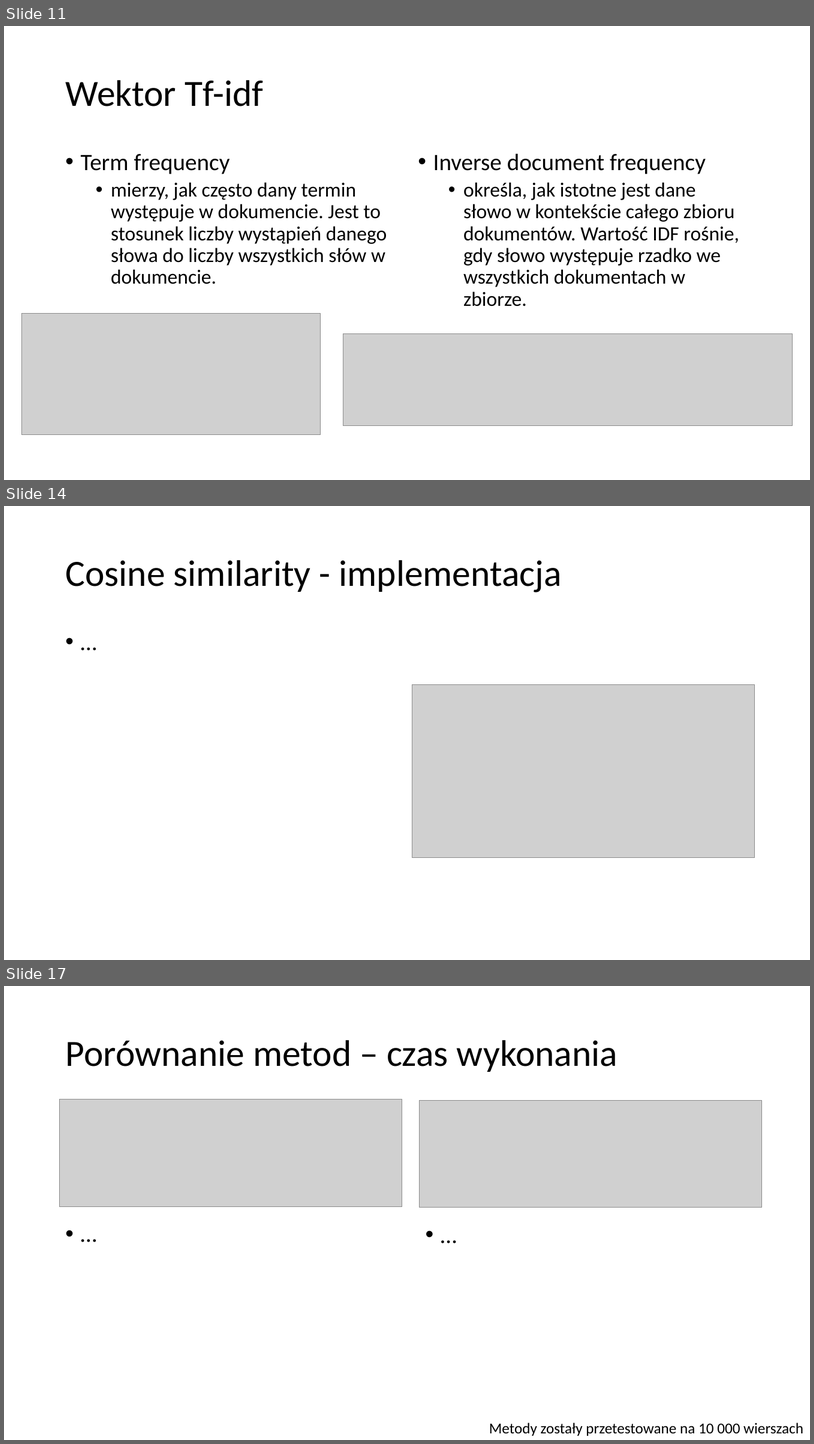
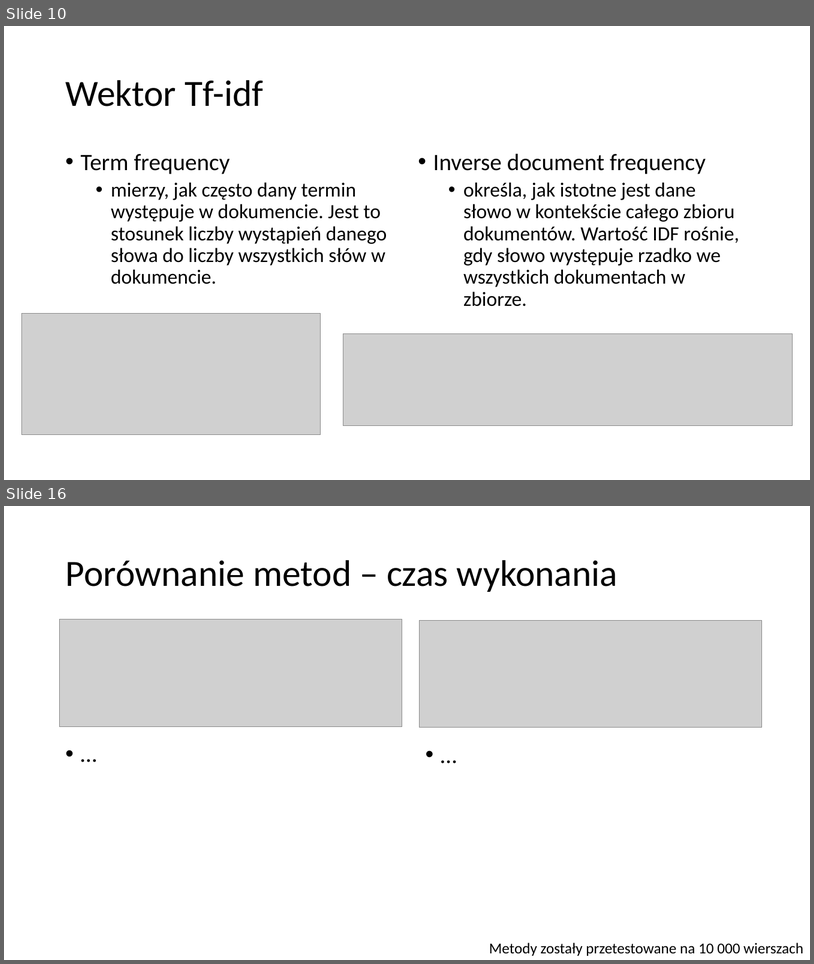
Before and after one commit to pgarwol/MovieRecommender, a slide deck: RekomendacjaFilmu.pptx. Shown one above the other, each under a label of ours: slides 11, 14 and 17 before the commit, slides 10 and 16 after it; the slides between them are not shown. The pictures are 814x1444 and 814x964 pixels, drawn with LibreOffice and Linux fonts; fonts in the diff are those of the drawing; grey boxes stand for pictures. Boxes give left, top, right and bottom in pixels: in the first picture for what was removed or moved away, otherwise in the second. Text is boxed around its words. In the diff, an @@ line names an element or a change of style, - is before the commit and + after.

```diff
--- a/RekomendacjaFilmu.pptx
+++ b/RekomendacjaFilmu.pptx
@@ slide 14 removed at <box>4,506,810,960</box>, background #FFFFFF @@
@@ title removed at <box>65,560,562,592</box> @@
-Cosine similarity - implementacja
@@ text removed at <box>60,627,402,915</box> @@
-• …
@@ picture removed at <box>413,684,755,858</box> @@
@@ what was slide 11 is now slide 10 @@
@@ what was slide 17 is now slide 16 @@
```
Also in this commit, not shown: 8 slides changed, 6 slides added, 6 other slides removed.
